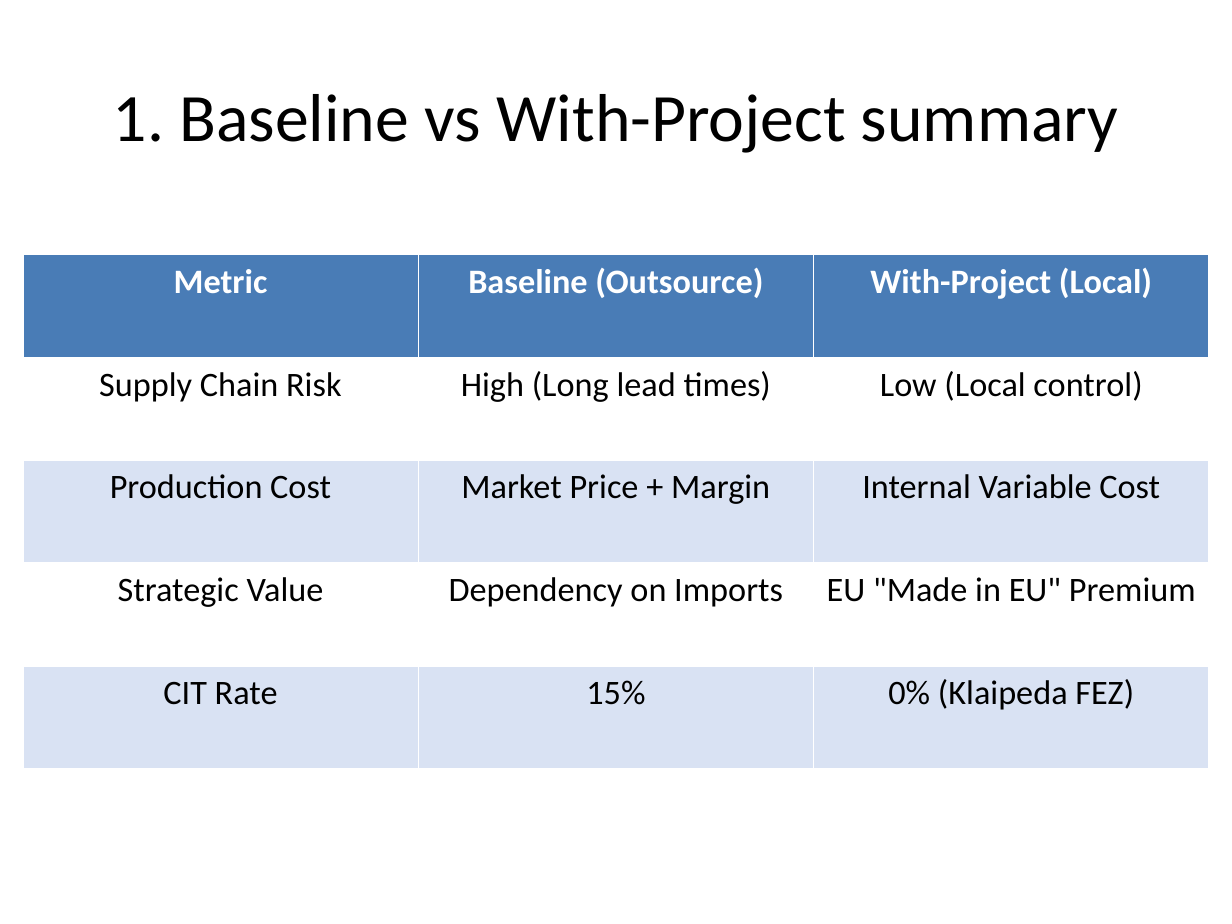
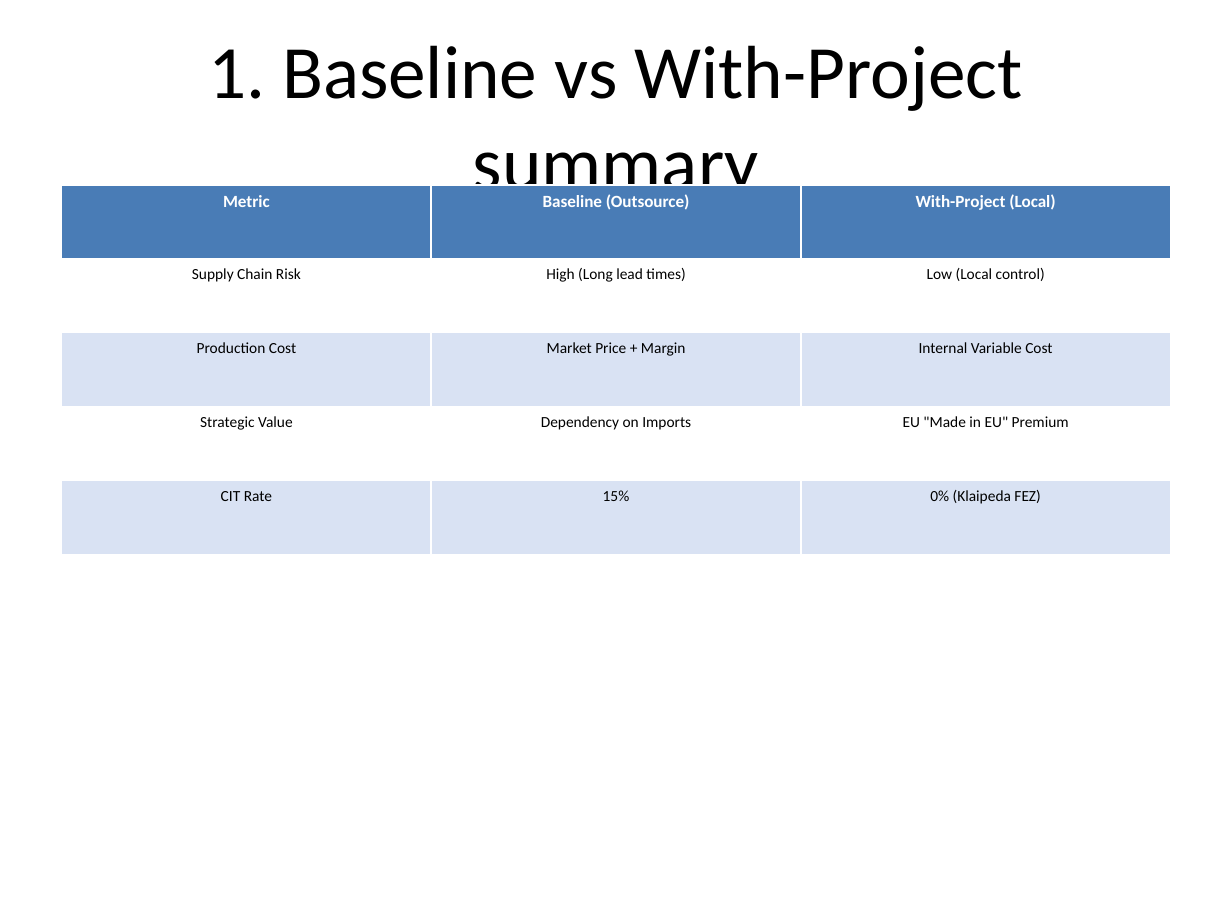
Before and after one commit to tchalt/Python-Case-Study-Analysis, a slide deck: slide 2 of Production_Financial_Plan_Presentation.pptx. Drawn at 1232x924 pixels with LibreOffice and Linux fonts; fonts in the diff are those of the drawing. Boxes give left, top, right and bottom in pixels: in the first picture for what was removed or moved away, otherwise in the second. Text is boxed around its words. In the diff, an @@ line names an element or a change of style, - is before the commit and + after.

```diff
--- a/Production_Financial_Plan_Presentation.pptx
+++ b/Production_Financial_Plan_Presentation.pptx
@@ title "1. Baseline vs With-Project summary" at <box>208,45,1023,207</box>: size 39.6 to 44 pt @@
@@ table at <box>62,185,1170,554</box> @@
@@ size 20 to 10 pt in "Metric", "Baseline (Outsource)", "With-Project (Local)" @@
@@ size 20 to 9 pt in "Supply Chain Risk", "High (Long lead times)", "Low (Local control)", "Production Cost" and 8 more places @@
@@ table: place and size @@
-table at <box>23,254,1210,769</box>
+table at <box>62,185,1170,554</box>
```
Also in this commit, not shown: 8 other slides changed, 1 slide removed, 1 other file.
